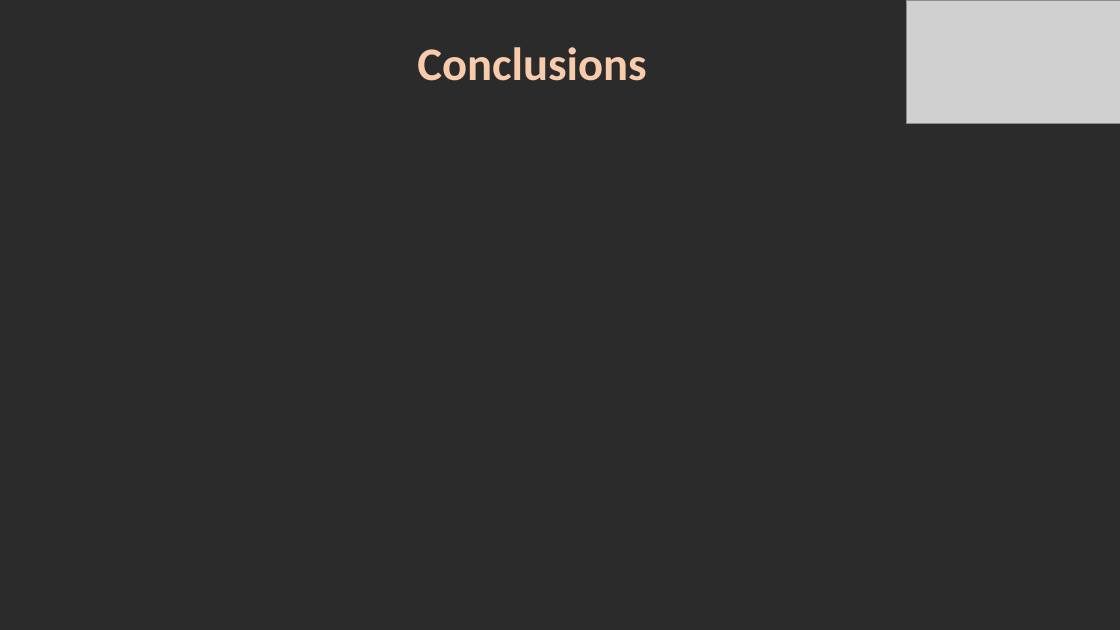
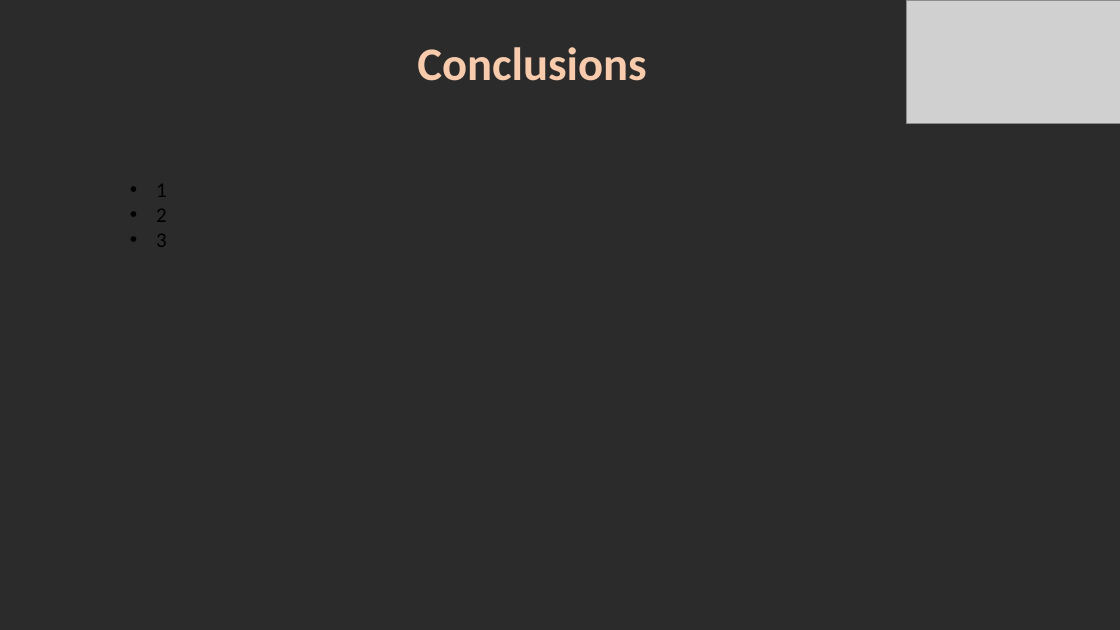
Before and after one commit to roypillar/Michtava, a slide deck: slide 10 of Michtava - Presentation.pptx. Drawn at 1120x630 pixels with LibreOffice and Linux fonts; fonts in the diff are those of the drawing; grey boxes stand for pictures; background and template pictures are left out; a plain dark background stands for a picture behind light text. Boxes give left, top, right and bottom in pixels: in the first picture for what was removed or moved away, otherwise in the second. Text is boxed around its words. In the diff, an @@ line names an element or a change of style, - is before the commit and + after.

```diff
--- a/Michtava - Presentation.pptx
+++ b/Michtava - Presentation.pptx
@@ text added at [156, 184, 167, 247], 18 pt, text #000000 @@
+• 1
+• 2
+• 3
```
Also in this commit, not shown: 2 other slides changed, 2 slides added, 2 slides removed.
